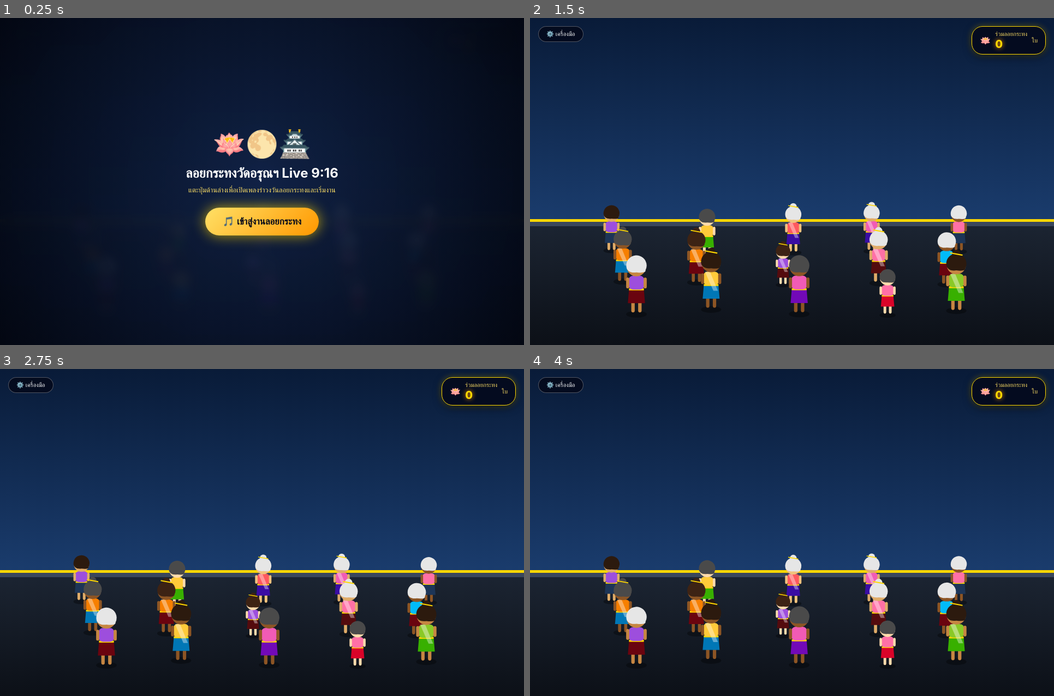
Above: before the commit, frames 1-4 (two rows, left to right).
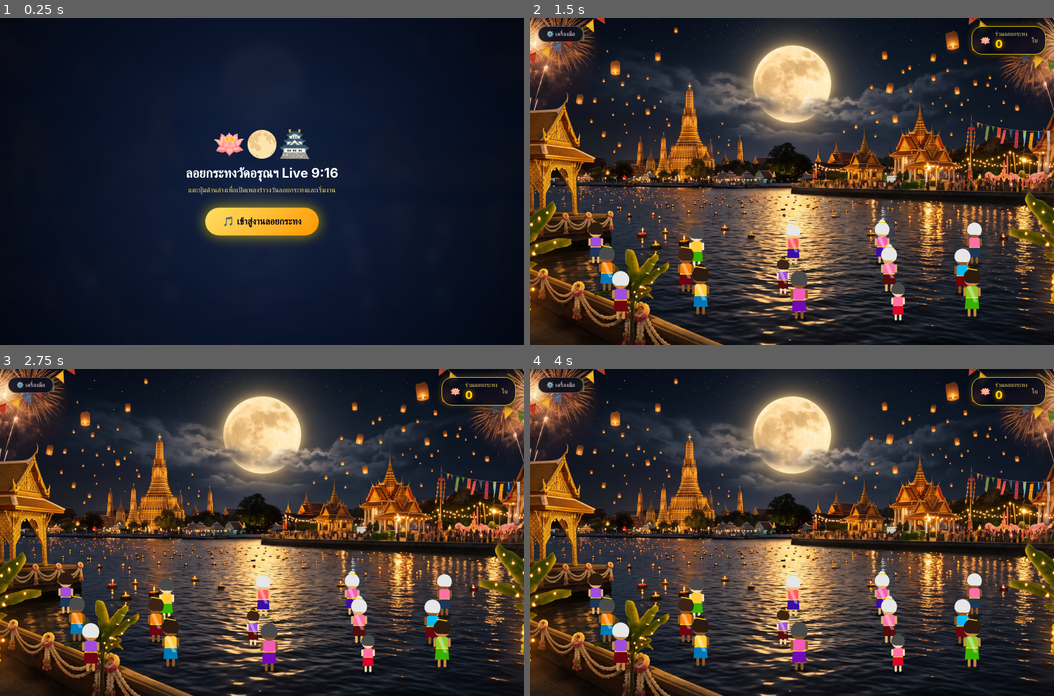
Above: after the commit, the same moments.

Repository: myloveinami-art/mygame
Game: browser game, page public/index.html
The game is run twice, just before and just after one commit, with the same random seed, the same clock (stepped at 60 frames per second) and the same inputs.
Inputs:
- Up to frame 1 (0.25 s): no input
- Up to frame 2 (1.5 s): click "🎵 เข้าสู่งานลอยกระทง" at 1.27 s
- Up to frame 3 (2.75 s): no input
- Up to frame 4 (4 s): no input

The runs differ from the first frame. In frame 2, 81% of the frame differs, in the area x 0-100%, y 0-100%; in frame 3, 81%; in frame 4, 81%.

Commit message:
Align character positions seamlessly with full screen Wat Arun background image

Diff:
--- a/public/index.html
+++ b/public/index.html
@@ -186,43 +186,42 @@
             toggleBtn.addEventListener('click', () => testPanel.classList.toggle('show'));
 
             // ==========================================
-            // 1. ดึงภาพแนบที่ 2 โดยตรง และวาดลงบน Canvas
+            // 1. วาดภาพฉากหลังวันลอยกระทงให้เต็มหน้าจอ (Full Bleed Background)
             // ==========================================
             const bgImg = new Image();
             bgImg.crossOrigin = "anonymous";
-            // ใช้ลิงก์ภาพรูปถ่ายแนบที่ 2 โดยตรง
-            bgImg.src = 'https://raw.githubusercontent.com/myloveinami-art/mygame/main/public/bg_wat_arun.jpg';
+            bgImg.src = '/bg_wat_arun.jpg';
 
             function drawBackground() {
-                const pierTopY = H * 0.62;
-
                 if (bgImg.complete && bgImg.naturalWidth > 0) {
-                    ctx.drawImage(bgImg, 0, 0, W, pierTopY);
+                    // วาดภาพฉากหลังปรับอัตราส่วนคลุมเต็ม Canvas (Cover fill)
+                    const imgRatio = bgImg.naturalWidth / bgImg.naturalHeight;
+                    const canvasRatio = W / H;
+                    let renderW, renderH, offsetX, offsetY;
+
+                    if (canvasRatio > imgRatio) {
+                        renderW = W;
+                        renderH = W / imgRatio;
+                        offsetX = 0;
+                        offsetY = (H - renderH) / 2;
+                    } else {
+                        renderH = H;
+                        renderW = H * imgRatio;
+                        offsetX = (W - renderW) / 2;
+                        offsetY = 0;
+                    }
+                    ctx.drawImage(bgImg, offsetX, offsetY, renderW, renderH);
                 } else {
-                    // หากยังโหลดภาพไม่เสร็จ ให้แสดงสีพื้นหลังสำรอง
-                    const skyGrad = ctx.createLinearGradient(0, 0, 0, pierTopY);
-                    skyGrad.addColorStop(0, '#091b38');
-                    skyGrad.addColorStop(1, '#1a3c6d');
+                    const skyGrad = ctx.createLinearGradient(0, 0, 0, H);
+                    skyGrad.addColorStop(0, '#040d1a');
+                    skyGrad.addColorStop(1, '#13284a');
                     ctx.fillStyle = skyGrad;
-                    ctx.fillRect(0, 0, W, pierTopY);
-                }
-
-                // ท่าน้ำและลานทางเดิน (ครึ่งล่าง)
-                const pierGrad = ctx.createLinearGradient(0, pierTopY, 0, H);
-                pierGrad.addColorStop(0, '#1c2533');
-                pierGrad.addColorStop(1, '#0c1017');
-                ctx.fillStyle = pierGrad;
-                ctx.fillRect(0, pierTopY, W, H - pierTopY);
-
-                // ขอบท่าน้ำประดับราวทอง
-                ctx.fillStyle = '#ffd700';
-                ctx.fillRect(0, pierTopY - 3, W, 5);
-                ctx.fillStyle = '#3a475c';
-                ctx.fillRect(0, pierTopY + 2, W, 8);
-            }
-
-            // ==========================================
-            // 2. สุ่มคละตัวละคร 100+ รูปแบบ (ตามที่ชอบเดิม)
+                    ctx.fillRect(0, 0, W, H);
+                }
+            }
+
+            // ==========================================
+            // 2. สุ่มคละตัวละคร 100+ รูปแบบ & วางตำแหน่งลานท่าน้ำตามรูปถ่ายจริง
             // ==========================================
             const tops = ['#ff595e', '#ffca3a', '#ff70a6', '#4cc9f0', '#8ac926', '#f77f00', '#9d4edd', '#00bbf9', '#f15bb5', '#fee440'];
             const bottoms = ['#6a040f', '#3a0ca3', '#8338ec', '#1d3557', '#2b2d42', '#540b0e', '#38b000', '#0077b6', '#7209b7', '#d90429'];
@@ -246,8 +245,9 @@
             }
 
             const characters = [];
-            const rows = [0.72, 0.81, 0.90];
-            const cols = [0.18, 0.34, 0.50, 0.66, 0.82];
+            // ปรับระดับ Y ให้อยู่ช่วงลานลอยกระทงล่างสุดของรูปถ่าย (75% - 94%)
+            const rows = [0.76, 0.84, 0.92];
+            const cols = [0.15, 0.32, 0.50, 0.68, 0.85];
 
             rows.forEach((ry) => {
                 cols.forEach((cx) => {
@@ -258,6 +258,8 @@
                         homeY: ry + jitterY,
                         x: cx + jitterX,
                         y: ry + jitterY,
+                        // กำหนดจุดขอบท่าน้ำที่เดินไปลอยกระทงตามความเฉียงของราวท่าน้ำในภาพ
+                        targetWaterY: 0.55 + (cx * 0.08),
                         style: generateRandomStyle(),
                         state: 'idle',
                         walkPhase: Math.random() * Math.PI * 2,
@@ -270,7 +272,8 @@
             function drawCartoonCharacter(ch, time) {
                 const px = ch.x * W;
                 const py = ch.y * H;
-                let scale = 0.72 + (ch.y - 0.62) * 1.15;
+                // ปรับขนาดตัวละครย่อขยายตามระยะใกล้-ไกล
+                let scale = 0.58 + (ch.y - 0.52) * 0.75;
                 if (ch.style.isChild) scale *= 0.78;
 
                 ctx.save();
@@ -281,7 +284,7 @@
                 const bobY = isMoving ? Math.abs(Math.sin(ch.walkPhase)) * -4 : Math.sin(time * 0.003 + ch.walkPhase) * 1.2;
                 const legSwing = isMoving ? Math.sin(ch.walkPhase) * 6 : 0;
 
-                ctx.fillStyle = 'rgba(0, 0, 0, 0.35)';
+                ctx.fillStyle = 'rgba(0, 0, 0, 0.4)';
                 ctx.beginPath();
                 ctx.ellipse(0, 0, 18, 6, 0, 0, Math.PI * 2);
                 ctx.fill();
@@ -362,7 +365,7 @@
 
                 if (ch.username) {
                     const tagY = ch.style.gender === 'F' ? -118 : -110;
-                    ctx.fillStyle = 'rgba(0, 0, 0, 0.82)';
+                    ctx.fillStyle = 'rgba(0, 0, 0, 0.85)';
                     ctx.strokeStyle = '#ffd700';
                     ctx.lineWidth = 1.2;
                     const textW = Math.max(54, ch.username.length * 7 + 16);
@@ -381,7 +384,7 @@
             }
 
             // ==========================================
-            // 3. กระทง / โคมลอย / พลุ
+            // 3. กระทง / โคมลอย / พลุ 3D
             // ==========================================
             function drawKrathongArt(x, y, tier, scale, time) {
                 ctx.save();
@@ -390,7 +393,7 @@
 
                 const glowR = tier >= 3 ? 34 : 20;
                 const glow = ctx.createRadialGradient(0, -8, 2, 0, -8, glowR);
-                glow.addColorStop(0, tier >= 3 ? 'rgba(255, 225, 80, 0.8)' : 'rgba(255, 190, 60, 0.55)');
+                glow.addColorStop(0, tier >= 3 ? 'rgba(255, 225, 80, 0.85)' : 'rgba(255, 190, 60, 0.6)');
                 glow.addColorStop(1, 'rgba(255, 180, 0, 0)');
                 ctx.fillStyle = glow;
                 ctx.beginPath();
@@ -645,36 +648,36 @@
             });
 
             // ==========================================
-            // 6. Main Loop (ช้าลง 20%)
+            // 6. Main Loop (ความเร็วช้าลง 20%)
             // ==========================================
             function loop(time) {
                 requestAnimationFrame(loop);
                 ctx.clearRect(0, 0, W, H);
 
-                // วาดรูปฉากหลังรูปถ่ายวันลอยกระทงรูปที่ 2
+                // 1. วาดรูปฉากหลังเต็มหน้าจอ
                 drawBackground();
 
-                // กระทงลอย (ช้าลง 20%)
+                // 2. กระทงลอยในแม่น้ำ (ลอยเฉียงจากท่าน้ำไปทางกลางแม่น้ำ)
                 for (let i = floatingKrathongs.length - 1; i >= 0; i--) {
                     const k = floatingKrathongs[i];
-                    k.y -= 0.00044;
-                    k.x += Math.sin(time * 0.0016 + k.seed) * 0.0002;
-                    const progress = (0.62 - k.y) / (0.62 - 0.42);
-                    const scale = Math.max(0.24, 0.85 * (1 - progress * 0.72));
+                    k.y -= 0.0004; // ความเร็วช้าลง 20%
+                    k.x -= 0.00015; // ลอยตามกระแสน้ำในภาพ
+                    const progress = (0.58 - k.y) / (0.58 - 0.46);
+                    const scale = Math.max(0.18, 0.7 * (1 - progress * 0.7));
 
                     drawKrathongArt(k.x * W, k.y * H, k.tier, scale, time);
 
-                    if (k.y <= 0.42) {
+                    if (k.y <= 0.46) {
                         floatingKrathongs.splice(i, 1);
                     }
                 }
 
-                // โคมลอย (ช้าลง 20%)
+                // 3. โคมลอยขึ้นฟ้า
                 for (let i = floatingLanterns.length - 1; i >= 0; i--) {
                     const l = floatingLanterns[i];
                     l.y -= 0.0011;
                     l.x += Math.sin(time * 0.0024 + l.seed) * 0.0005;
-                    const scale = Math.max(0.2, 0.85 * (l.y / 0.55));
+                    const scale = Math.max(0.18, 0.75 * (l.y / 0.55));
                     drawLanternArt(l.x * W, l.y * H, scale, time);
 
                     if (l.y < -0.05) {
@@ -682,18 +685,18 @@
                     }
                 }
 
-                // การเดินของตัวละคร (ช้าลง 20%)
+                // 4. การเดินของตัวละคร (ช้าลง 20% และเดินไปริมแม่น้ำในภาพถ่าย)
                 const sortedChars = [...characters].sort((a, b) => a.y - b.y);
                 sortedChars.forEach(ch => {
                     if (ch.state === 'walkingUp') {
                         ch.walkPhase += 0.175;
                         ch.y -= 0.00175;
-                        if (ch.y <= 0.635) {
-                            ch.y = 0.635;
+                        if (ch.y <= ch.targetWaterY) {
+                            ch.y = ch.targetWaterY;
                             if (ch.heldTier === 4) {
-                                floatingLanterns.push({ x: ch.x, y: 0.54, seed: Math.random() * 10 });
+                                floatingLanterns.push({ x: ch.x, y: ch.y - 0.05, seed: Math.random() * 10 });
                             } else {
-                                floatingKrathongs.push({ x: ch.x, y: 0.605, tier: ch.heldTier, seed: Math.random() * 10 });
+                                floatingKrathongs.push({ x: ch.x, y: ch.y - 0.01, tier: ch.heldTier, seed: Math.random() * 10 });
                             }
 
                             if (ch.heldTier >= 5) {
@@ -726,7 +729,7 @@
                     drawCartoonCharacter(ch, time);
                 });
 
-                // พลุ
+                // 5. พลุ
                 for (let i = fireworks.length - 1; i >= 0; i--) {
                     const fw = fireworks[i];
                     let alive = false;
